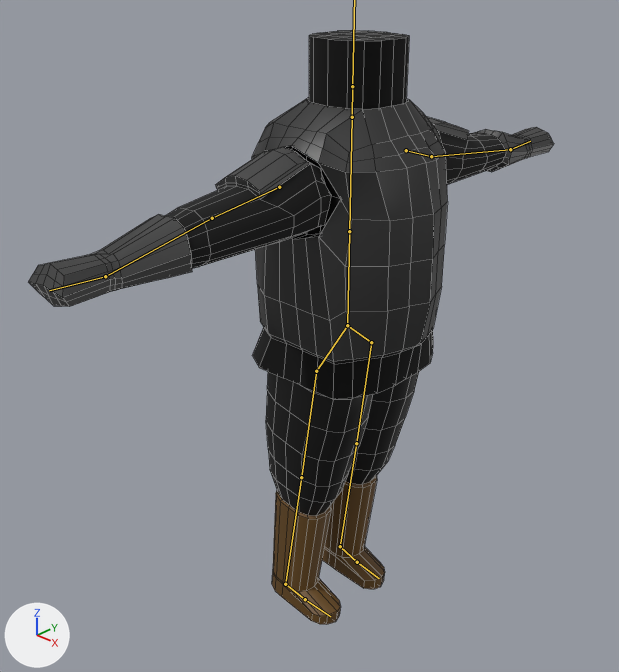
The Blender file Content/Characters/Knight/Imports/SuperQuickKnightRig.blend: old version first, new version second.
Rendered twice from a 50 mm camera at (6.18, -7.1, 5.54) aimed at (0.04, -0.75, 1.4). The axes (+X, +Y, +Z) are drawn at lower left. The lights are the same throughout. The bones that bend it are drawn over the model as lines. Mesh edges are drawn as thin lines.

In view in the first picture: 'Arm', 'Chest', 'Leg'.
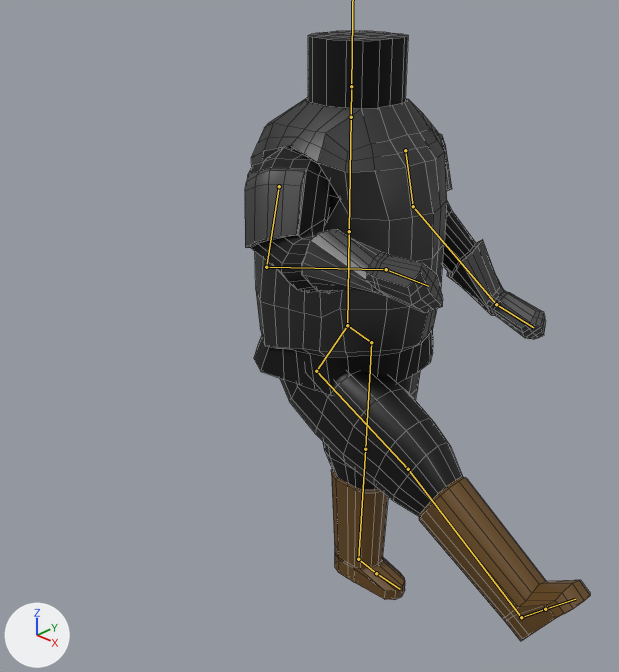
The newer file adds an action. The first version stands in its rest pose; the second is drawn at frame 15 of the action 'Kick'.

What changed in the scene script:
```text
Change bone_heelik_l:
    where bone_heelik_l = bpy.data.objects['Armature'].pose.bones['HeelIK.L']  # child of 'Root'
    bone_heelik_l.location: (0.0, 0.0, 0.0) -> (0.09, -0.39, 0.0)
Change bone_elbowik_l:
    where bone_elbowik_l = bpy.data.objects['Armature'].pose.bones['ElbowIK.L']  # child of 'Root'
    bone_elbowik_l.location: (0.0, 0.0, 0.0) -> (-0.85, 0.9, -0.76)
Change bone_handik_l:
    where bone_handik_l = bpy.data.objects['Armature'].pose.bones['HandIK.l']  # child of 'Root'
    bone_handik_l.location: (0.0, 0.0, 0.0) -> (-1.61, -1.31, 1.81)
    bone_handik_l.rotation_quaternion: (1.0, 0.0, 0.0, 0.0) -> (0.663, -0.676, 0.321, 0.031)  # degrees (0, 0, 0) -> degrees (-98, 28, -26)
Change bone_toes_r:
    where bone_toes_r = bpy.data.objects['Armature'].pose.bones['Toes.R']  # child of 'Foot.R'
    bone_toes_r.rotation_quaternion: (1.0, 0.0, 0.0, 0.0) -> (0.997, -0.052, -0.003, 0.049)  # degrees (0, 0, 0) -> degrees (-6, 0, 6)
Change bone_kneeik_r:
    where bone_kneeik_r = bpy.data.objects['Armature'].pose.bones['KneeIK.R']  # child of 'Root'
    bone_kneeik_r.location: (0.0, 0.0, 0.0) -> (0.26, 3.81, -0.21)
Change bone_heelik_r:
    where bone_heelik_r = bpy.data.objects['Armature'].pose.bones['HeelIK.R']  # child of 'Root'
    bone_heelik_r.location: (0.0, 0.0, 0.0) -> (-2.63, -3.07, 0.03)
Change bone_elbowik_r:
    where bone_elbowik_r = bpy.data.objects['Armature'].pose.bones['ElbowIK.R']  # child of 'Root'
    bone_elbowik_r.location: (0.0, 0.0, 0.0) -> (0.38, 0.76, 0.21)
Change bone_handik_r:
    where bone_handik_r = bpy.data.objects['Armature'].pose.bones['HandIK.r']  # child of 'Root'
    bone_handik_r.location: (0.0, 0.0, 0.0) -> (0.46, -1.5, 2.03)
    bone_handik_r.rotation_quaternion: (1.0, 0.0, 0.0, 0.0) -> (0.318, -0.418, -0.576, -0.627)  # degrees (0, 0, 0) -> degrees (-88, -117, -10)
```

Pixel boxes [x1, y1, x2, y2] of what changed, in the pictures (619 x 672 px):
'Chest', posed
    before: [252, 30, 448, 400]
    after: [251, 31, 447, 396]
'Leg', posed (102% wider, 7% taller)
    before: [266, 372, 419, 624]
    after: [280, 371, 590, 641]
'Arm', posed (43% narrower, 8% taller)
    before: [29, 116, 554, 306]
    after: [245, 133, 546, 339]
bone 'Toes.R', root to tip
    before: (305, 599) to (330, 616)
    after: (545, 609) to (575, 599)
